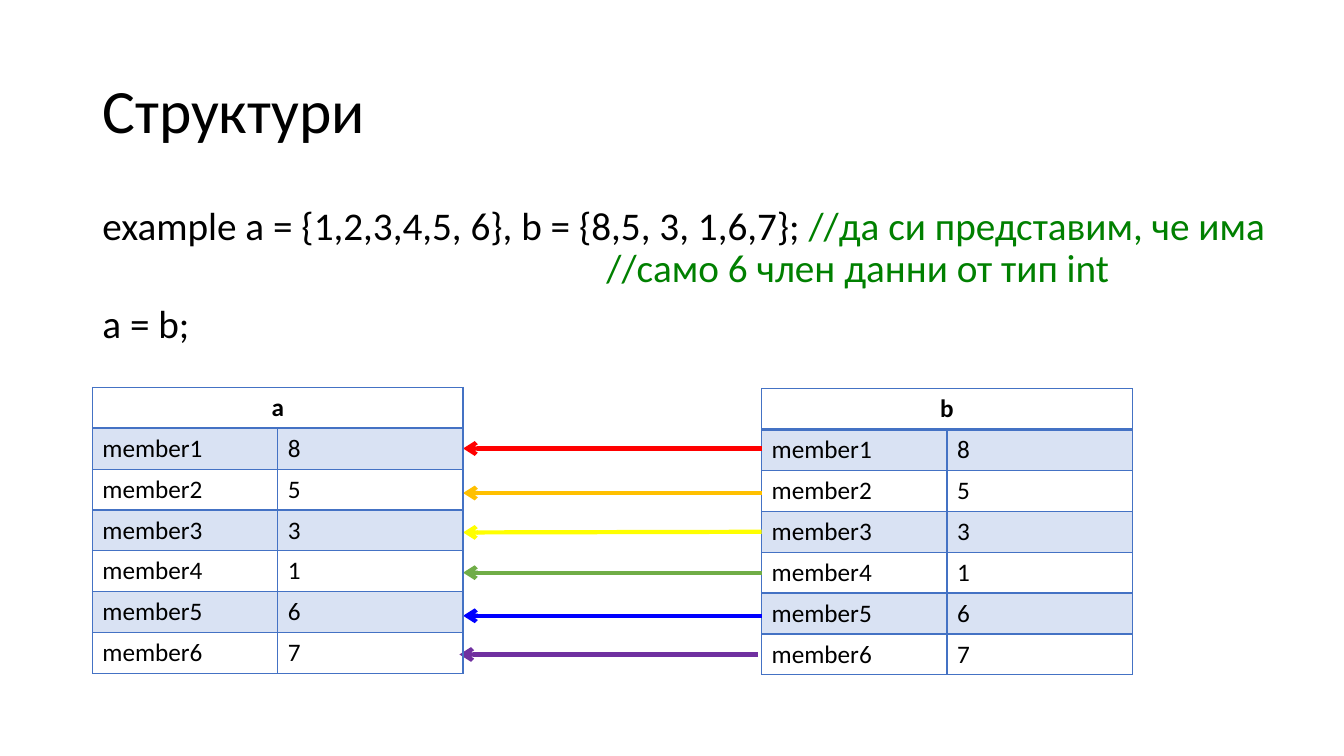
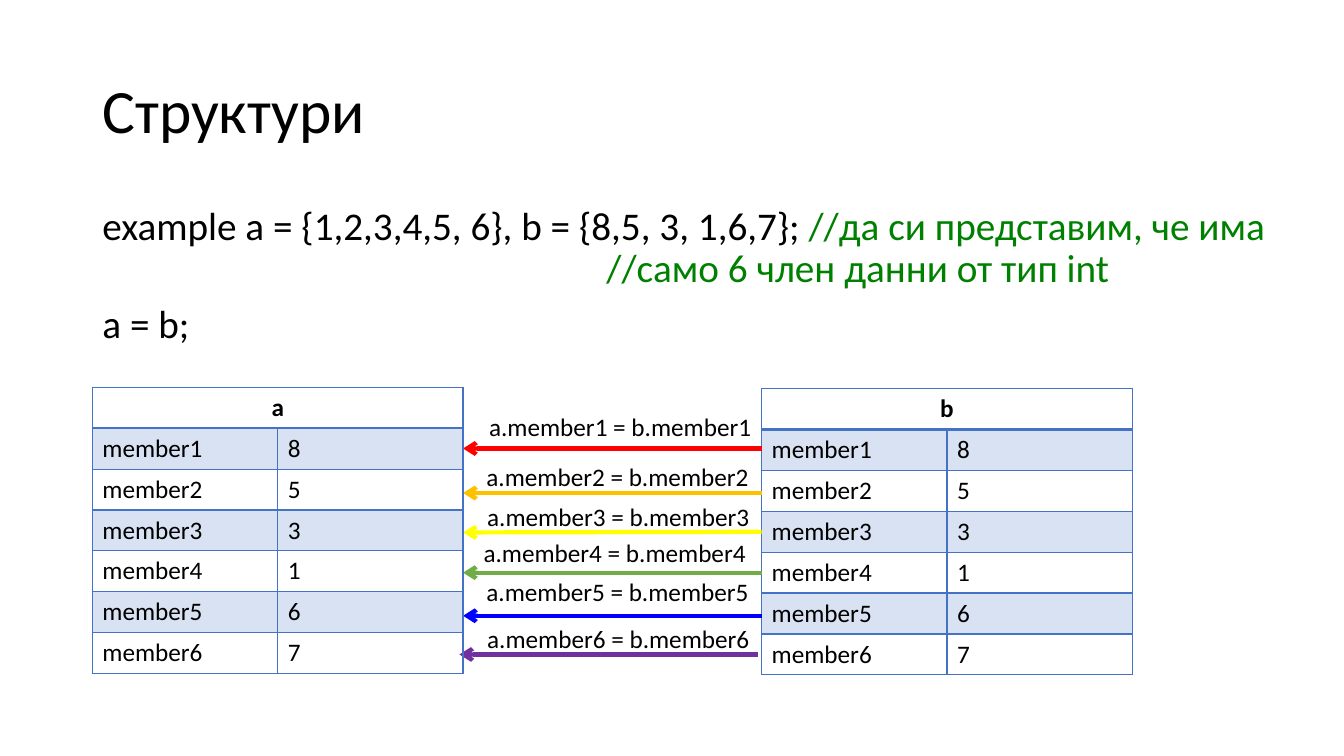
Before and after one commit to Mapmo/Uni-CPP, a slide deck: slide 108 of Introducing To Programming Materials/Consultation 3/Consultation3.pptx (slide 106 before the commit). Drawn at 1344x756 pixels with LibreOffice and Linux fonts; fonts in the diff are those of the drawing. Boxes give left, top, right and bottom in pixels: in the first picture for what was removed or moved away, otherwise in the second. Text is boxed around its words. In the diff, an @@ line names an element or a change of style, - is before the commit and + after.

```diff
--- a/Introducing To Programming Materials/Consultation 3/Consultation3.pptx
+++ b/Introducing To Programming Materials/Consultation 3/Consultation3.pptx
@@ text added at <box>489,418,751,437</box>, 18 pt, text #000000 @@
+a.member1 = b.member1
@@ text added at <box>486,468,749,492</box>, 18 pt, text #000000 @@
+a.member2 = b.member2
@@ text added at <box>487,508,750,532</box>, 18 pt, text #000000 @@
+a.member3 = b.member3
@@ text added at <box>484,544,746,562</box>, 18 pt, text #000000 @@
+a.member4 = b.member4
@@ text added at <box>486,583,749,601</box>, 18 pt, text #000000 @@
+a.member5 = b.member5
@@ text added at <box>487,630,750,655</box>, 18 pt, text #000000 @@
+a.member6 = b.member6
```
Also in this commit, not shown: 8 other slides changed, 2 slides added.
